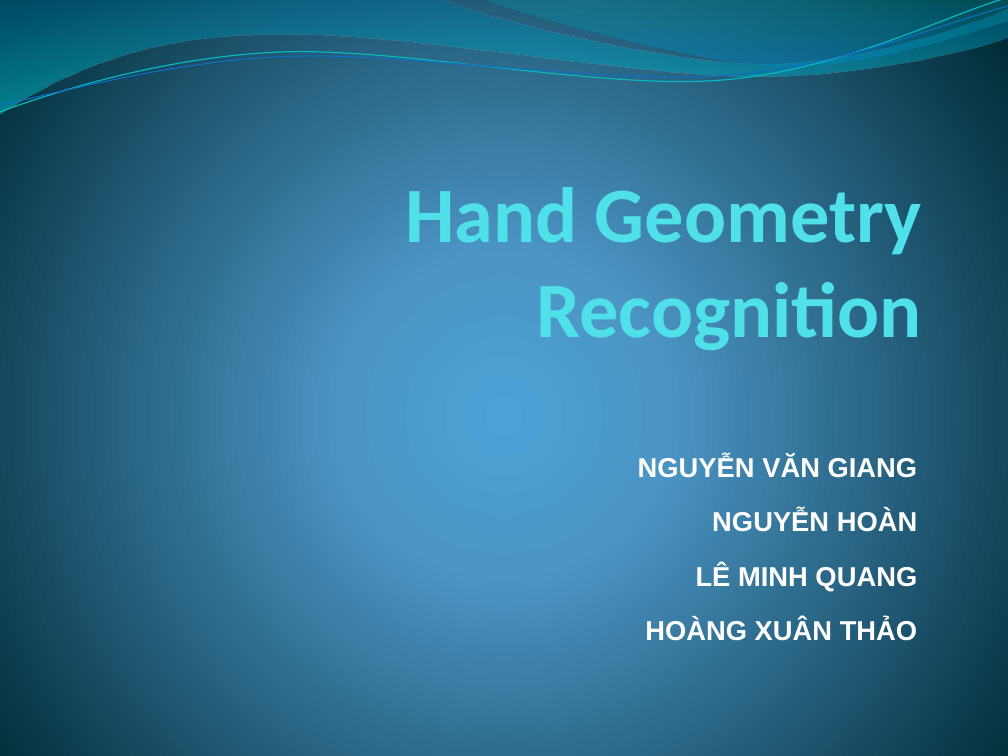
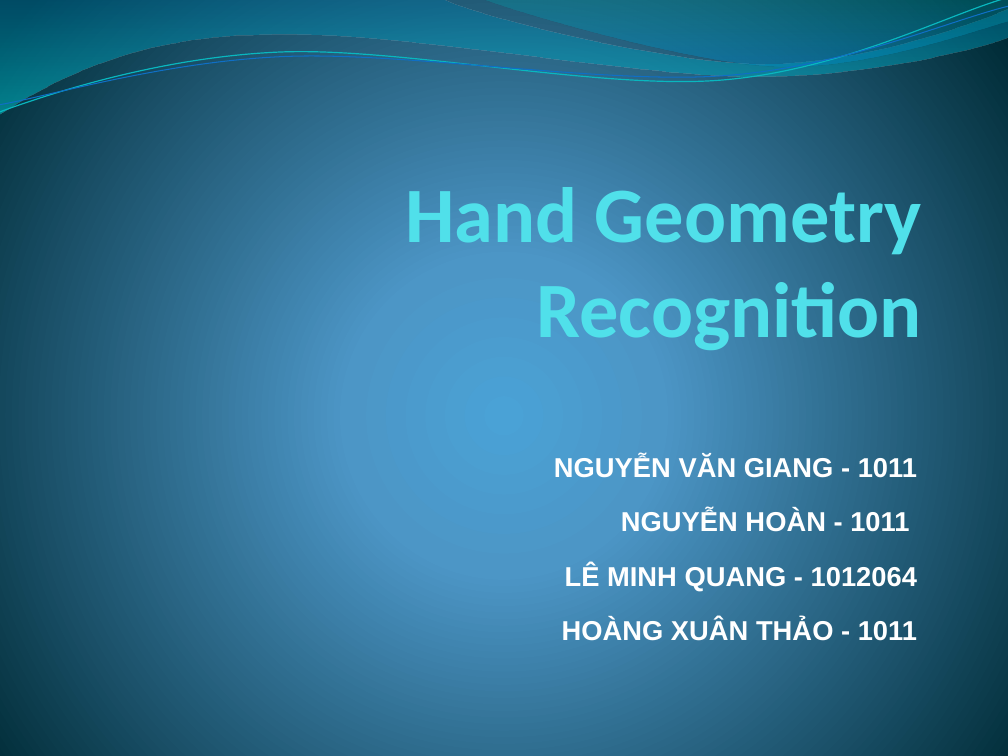
Before and after one commit to trianindiaputra/handgeometry, a slide deck: slide 1 of Documentation/presentation.pptx. Drawn at 1008x756 pixels with LibreOffice and Linux fonts; fonts in the diff are those of the drawing. Boxes give left, top, right and bottom in pixels: in the first picture for what was removed or moved away, otherwise in the second. Text is boxed around its words. In the diff, an @@ line names an element or a change of style, - is before the commit and + after.

```diff
--- a/Documentation/presentation.pptx
+++ b/Documentation/presentation.pptx
@@ subtitle at [554,455,917,641]: text changed @@
-NGUYỄN VĂN GIANG
-NGUYỄN HOÀN
-LÊ MINH QUANG
-HOÀNG XUÂN THẢO
+NGUYỄN VĂN GIANG - 1011
+NGUYỄN HOÀN - 1011
+LÊ MINH QUANG - 1012064
+HOÀNG XUÂN THẢO - 1011
```
Also in this commit, not shown: 3 other slides changed, 6 slides added.
